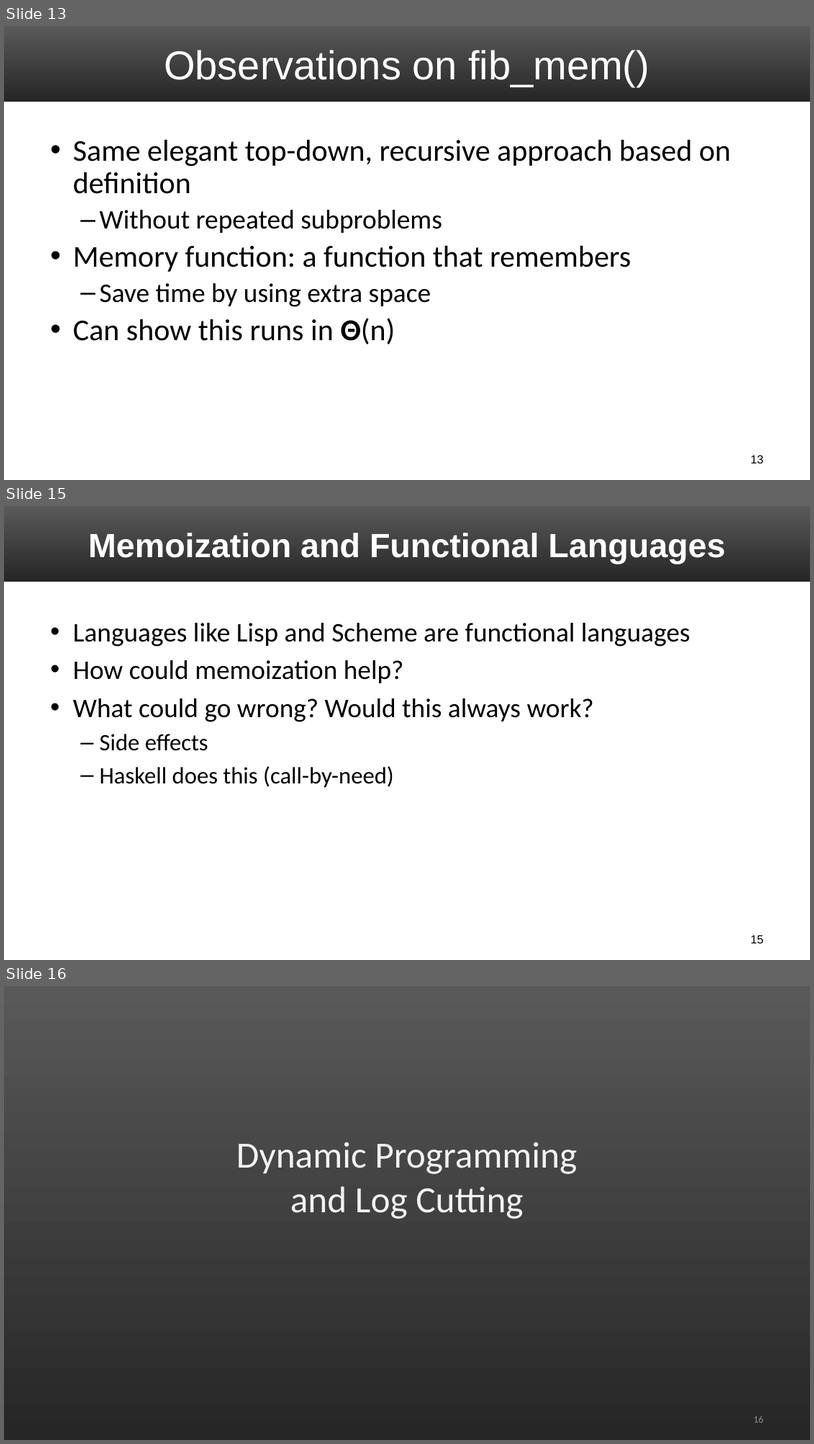
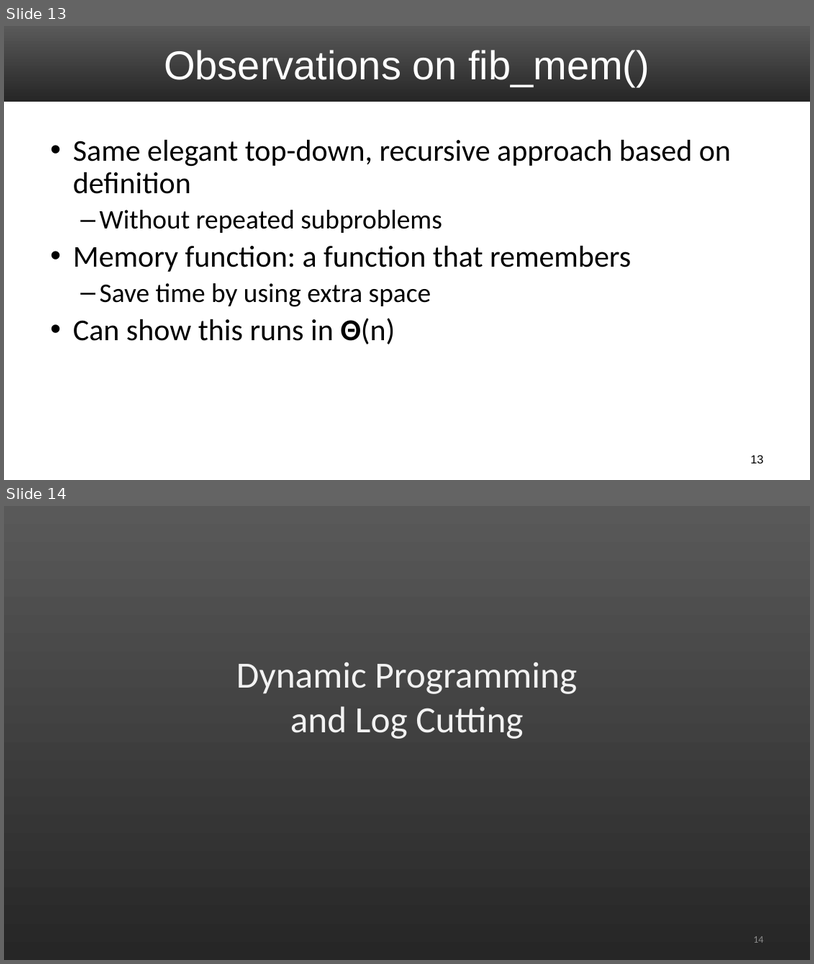
Before and after one commit to uva-cs/cs4102-f21, a slide deck: slides/DynamicProgramming.pptx. Shown one above the other, each under a label of ours: slides 13, 15 and 16 before the commit, slides 13 and 14 after it; the slides between them are not shown. The pictures are 814x1444 and 814x964 pixels, drawn with LibreOffice and Linux fonts; fonts in the diff are those of the drawing. Boxes give left, top, right and bottom in pixels: in the first picture for what was removed or moved away, otherwise in the second. Text is boxed around its words. In the diff, an @@ line names an element or a change of style, - is before the commit and + after.

```diff
--- a/slides/DynamicProgramming.pptx
+++ b/slides/DynamicProgramming.pptx
@@ slide 15 removed at (x1=4, y1=506, x2=810, y2=960), background #FFFFFF; not listed: 1 template element that a slide beside it also shows @@
@@ title removed at (x1=88, y1=533, x2=725, y2=564) @@
-Memoization and Functional Languages
@@ text removed at (x1=73, y1=623, x2=691, y2=788) @@
-• Languages like Lisp and Scheme are functional languages
-• How could memoization help?
-• What could go wrong? Would this always work?
-  – Side effects
-  – Haskell does this (call-by-need)
@@ page number removed at (x1=751, y1=934, x2=764, y2=943) @@
-15
@@ what was slide 16 is now slide 14 @@
```
Also in this commit, not shown: 1 other slide removed, 1 other file.
